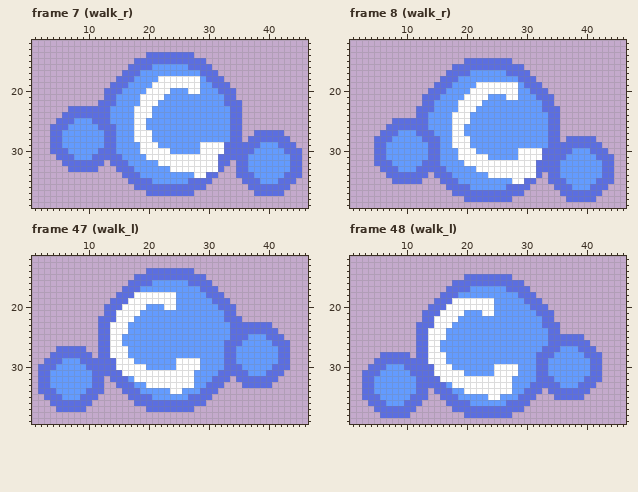
Pixel-art file -- assets/sheets/player.aseprite. That is the earlier state.
48x48 pixels, 96 frames. Shown: frame 7 (walk_r): x 1..46, y 12..39; frame 8 (walk_r): x 1..46, y 12..39; frame 47 (walk_l): x 1..46, y 12..39; frame 48 (walk_l): x 1..46, y 12..39.
The same view after the edit:
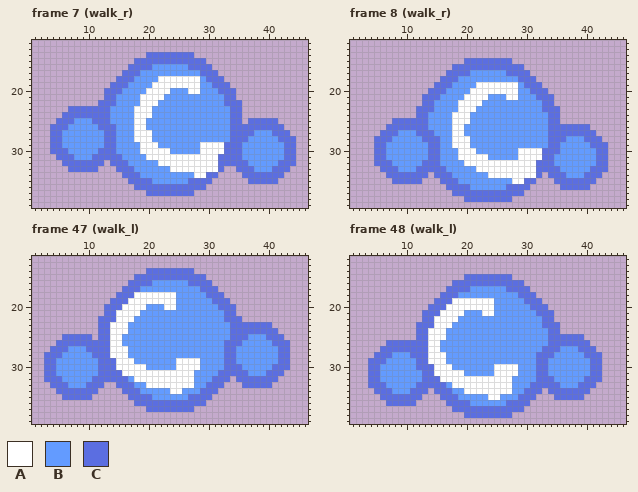
Palette (. is transparent): A #ffffff  B #639bff  C #5b6ee1
Message: woo animations yay
The edit:
--- frame 7 (walk_r), layer "arm_bottom"
@@ x 32..46 @@
 24 BBCC...........
-25 BBCC...........
-26 BBCC...........
-27 BBCC..CCCCC....
-28 BBCC.CCCCCCC...
-29 ACCCCCCBBBCCC..
-30 ACCCCCBBBBBCCC.
-31 CCCCCBBBBBBBCC.
-32 CC.CCBBBBBBBCC.
-33 C..CCBBBBBBBCC.
-34 ...CCCBBBBBCCC.
-35 ....CCCBBBCCC..
-36 .....CCCCCCC...
-37 ......CCCCC....
+25 BBCC.CCCCC.....
+26 BBCCCCCCCCC....
+27 BBCCCCBBBCCC...
+28 BBCCCBBBBBCCC..
+29 ACCCBBBBBBBCC..
+30 ACCCBBBBBBBCC..
+31 CCCCBBBBBBBCC..
+32 CCCCCBBBBBCCC..
+33 C..CCCBBBCCC...
+34 ....CCCCCCC....
+35 .....CCCCC.....
+36 ...............
+37 ...............
 38 ...............
--- frame 8 (walk_r), layer "arm_bottom"
@@ x 32..46 @@
 25 BBCC...........
-26 BBCC...........
-27 BBCC...........
-28 BBCC.CCCCC.....
-29 BBCCCCCCCCC....
-30 ACCCCCBBBCCC...
-31 ACCCCBBBBBCCC..
-32 CCCCBBBBBBBCC..
-33 CCCCBBBBBBBCC..
-34 C.CCBBBBBBBCC..
-35 ..CCCBBBBBCCC..
-36 ...CCCBBBCCC...
-37 ....CCCCCCC....
-38 .....CCCCC.....
+26 BBCCCCCCC......
+27 BBCCCCCCCC.....
+28 BBCCCBBBCCC....
+29 BBCCBBBBBCCC...
+30 ACCCBBBBBBCC...
+31 ACCBBBBBBBCC...
+32 CCCBBBBBBBCC...
+33 CCCCBBBBBCCC...
+34 C.CCCBBBCCC....
+35 ...CCCCCCC.....
+36 ....CCCCC......
+37 ...............
+38 ...............
 39 ...............
--- frame 47 (walk_l), layer "arm_bottom"
@@ x 1..15 @@
 24 ...........CCAA
-25 ...........CCAA
-26 ...........CCAA
-27 ....CCCCC..CCAA
-28 ...CCCCCCC.CCAA
-29 ..CCCBBBCCCCCCA
-30 .CCCBBBBBCCCCCA
-31 .CCBBBBBBBCCCCC
-32 .CCBBBBBBBCC.CC
-33 .CCBBBBBBBCC..C
-34 .CCCBBBBBCCC...
-35 ..CCCBBBCCC....
-36 ...CCCCCCC.....
-37 ....CCCCC......
+25 .....CCCCC.CCAA
+26 ....CCCCCCCCCAA
+27 ...CCCBBBCCCCAA
+28 ..CCCBBBBBCCCAA
+29 ..CCBBBBBBBCCCA
+30 ..CCBBBBBBBCCCA
+31 ..CCBBBBBBBCCCC
+32 ..CCCBBBBBCCCCC
+33 ...CCCBBBCCC..C
+34 ....CCCCCCC....
+35 .....CCCCC.....
+36 ...............
+37 ...............
 38 ...............
--- frame 48 (walk_l), layer "arm_bottom"
@@ x 1..15 @@
 25 ...........CCAA
-26 ...........CCAA
-27 ...........CCAA
-28 .....CCCCC.CCAA
-29 ....CCCCCCCCCAA
-30 ...CCCBBBCCCCCA
-31 ..CCCBBBBBCCCCA
-32 ..CCBBBBBBBCCCC
-33 ..CCBBBBBBBCCCC
-34 ..CCBBBBBBBCC.C
-35 ..CCCBBBBBCCC..
-36 ...CCCBBBCCC...
-37 ....CCCCCCC....
-38 .....CCCCC.....
+26 ......CCCCCCCAA
+27 .....CCCCCCCCAA
+28 ....CCCBBBCCCAA
+29 ...CCCBBBBBCCAA
+30 ...CCBBBBBBCCCA
+31 ...CCBBBBBBBCCA
+32 ...CCBBBBBBBCCC
+33 ...CCCBBBBBCCCC
+34 ....CCCBBBCCC.C
+35 .....CCCCCCC...
+36 ......CCCCC....
+37 ...............
+38 ...............
 39 ...............
Where, in picture pixels (left, top, right, bottom), the same in both pictures:
changed: (230, 118, 302, 196)
changed: (548, 124, 614, 202)
changed: (38, 334, 110, 412)
changed: (362, 340, 428, 418)
